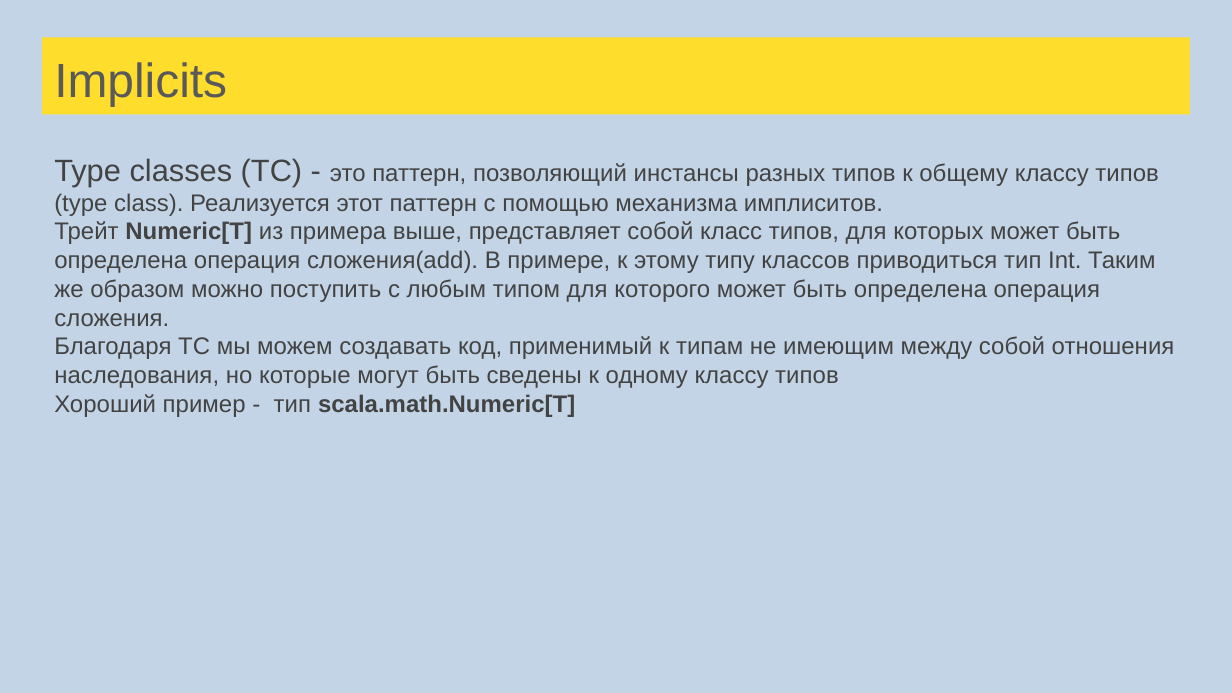
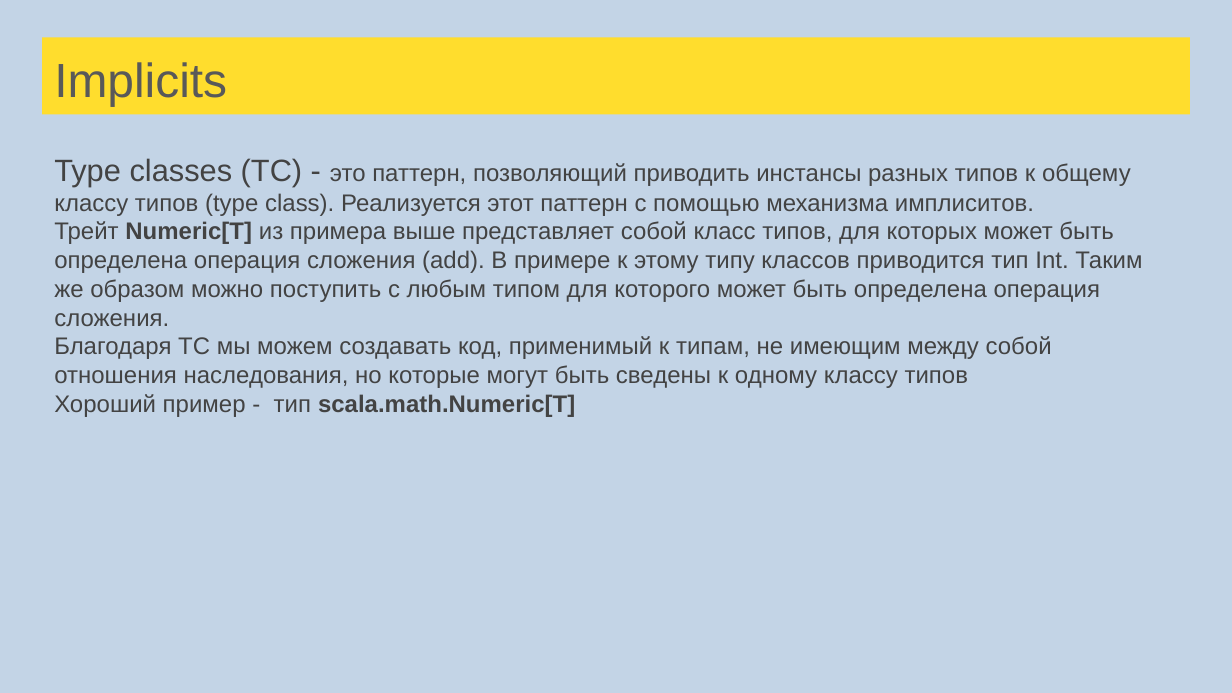
Before and after one commit to sergeypopov83/scala-school, a slide deck: slide 146 of src/main/resources/Лекции Scala для FinTech.pptx. Drawn at 1232x693 pixels with LibreOffice and Linux fonts; fonts in the diff are those of the drawing. Boxes give left, top, right and bottom in pixels: in the first picture for what was removed or moved away, otherwise in the second. Text is boxed around its words. In the diff, an @@ line names an element or a change of style, - is before the commit and + after.

```diff
--- a/src/main/resources/Лекции Scala для FinTech.pptx
+++ b/src/main/resources/Лекции Scala для FinTech.pptx
@@ text at [54,158,1142,388]: text changed @@
-Type classes (TC) - это паттерн, позволяющий инстансы разных типов к общему классу типов (type class). Реализуется этот паттерн с помощью механизма имплиситов.
-Трейт Numeric[T] из примера выше, представляет собой класс типов, для которых может быть определена операция сложения(add). В примере, к этому типу классов приводиться тип Int. Таким же образом можно поступить с любым типом для которого может быть определена операция сложения.
-Благодаря TC мы можем создавать код, применимый к типам не имеющим между собой отношения наследования, но которые могут быть сведены к одному классу типов
+Type classes (TC) - это паттерн, позволяющий приводить инстансы разных типов к общему классу типов (type class). Реализуется этот паттерн с помощью механизма имплиситов.
+Трейт Numeric[T] из примера выше представляет собой класс типов, для которых может быть определена операция сложения (add). В примере к этому типу классов приводится тип Int. Таким же образом можно поступить с любым типом для которого может быть определена операция сложения.
+Благодаря TC мы можем создавать код, применимый к типам, не имеющим между собой отношения наследования, но которые могут быть сведены к одному классу типов
```
Also in this commit, not shown: 35 other slides changed, 16 slides added, 1 slide removed, 1 other file.
